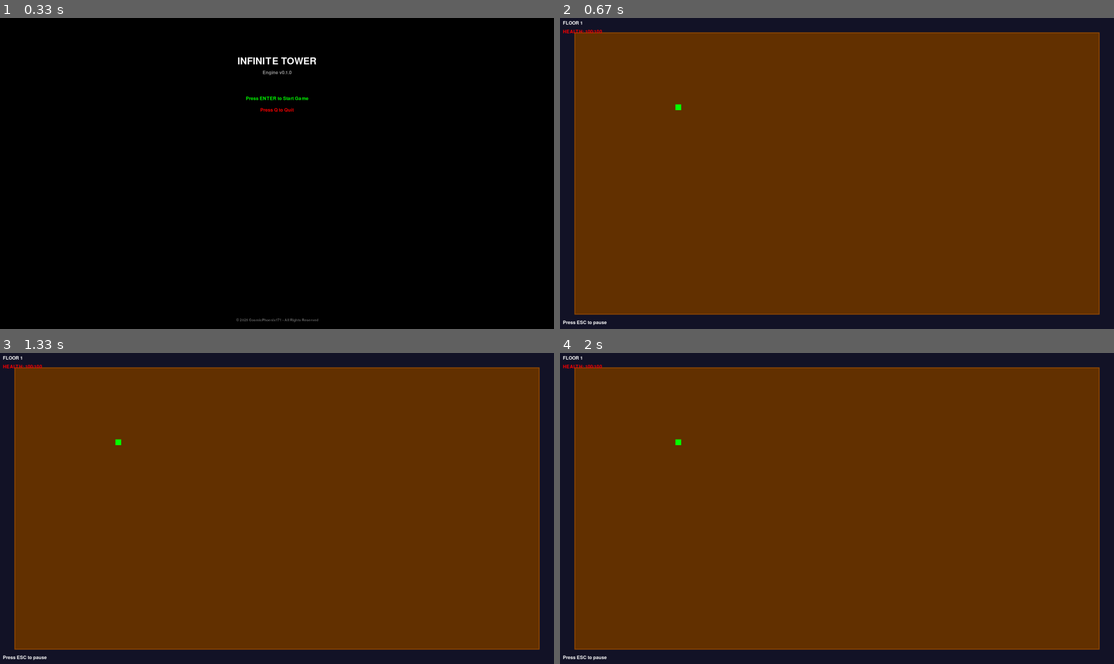
Above: before the commit, frames 1-4 (two rows, left to right).
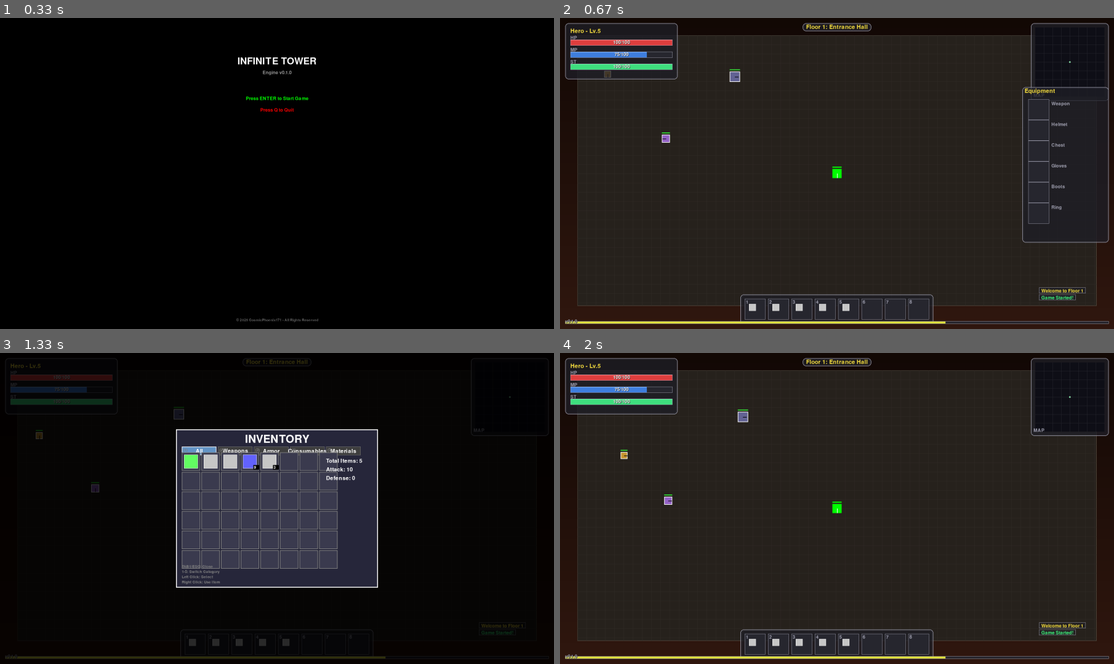
Above: after the commit, the same moments.

Repository: CosmicPhoenix171/Infinite-Tower
Game: pygame game, started from infinite-tower-engine/run_desktop_game.py
Same seed, same stepped clock (60 frames per second), same inputs: the game is played once before the commit and once after it.
Inputs (mouse positions are in pixels of both pictures, inside the frame that each line leads up to):
- Up to frame 1 (0.33 s): no input
- Up to frame 2 (0.67 s): tap Enter at 0.33 s
- Up to frame 3 (1.33 s): tap Space at 0.67 s; hold Tab from 1 s (still down); hold Right from 1 s (still down); move the mouse to (332, 576) at 1.03 s; tap F at 1.07 s; tap E at 1.15 s
- Up to frame 4 (2 s): tap F at 1.37, 1.57, 1.87 s; release Tab at 1.47 s; release Right at 1.47 s; hold Tab 1.5-1.97 s; hold Right 1.5-1.97 s

Frame 1 is identical in both runs. In frame 2, 97% of the frame differs, in the area x 0-100%, y 0-100%; in frame 3, 99%; in frame 4, 98%.

Commit message:
Enhance game structure and UI: add combat and inventory systems, improve event handling, and clean up workspace artifacts

Diff:
--- a/infinite-tower-engine/src/infinite_tower/game.py
+++ b/infinite-tower-engine/src/infinite_tower/game.py
@@ -5,6 +5,13 @@
 from .utils.input_handler import InputHandler
 from .resources.loader import ResourceLoader
 from . import config
+from .entities.player import Player
+from .entities.enemy import Enemy, EnemyType
+from .ui.game_ui import GameUI
+from .ui.inventory import InventoryUI
+from .systems.combat import CombatSystem
+from .systems.physics import Physics
+from .items.loot import LootGenerator
 
 
 class Game:
@@ -31,6 +38,16 @@
 
         # Game state
         self.current_state = "menu"  # menu, playing, paused, game_over
+        self.dt: float = 0.0
+
+        # World/systems (initialized on play)
+        self.player: Optional[Player] = None
+        self.enemies: list[Enemy] = []
+        self.game_ui: Optional[GameUI] = None
+        self.inventory_ui: Optional[InventoryUI] = None
+        self.combat_system: Optional[CombatSystem] = None
+        self.physics: Optional[Physics] = None
+        self.loot_gen: Optional[LootGenerator] = None
 
         # Setup logging
         self.logger = logging.getLogger(__name__)
@@ -50,7 +67,8 @@
             except pygame.error as e:
                 self.logger.warning(f"Audio initialization failed: {e}. Continuing without audio.")
 
-            self.screen = pygame.display.set_mode((config.SCREEN_WIDTH, config.SCREEN_HEIGHT))
+            flags = pygame.SCALED | pygame.RESIZABLE
+            self.screen = pygame.display.set_mode((config.SCREEN_WIDTH, config.SCREEN_HEIGHT), flags)
             pygame.display.set_caption(config.TITLE)
             self.logger.info("Pygame initialized successfully")
         except pygame.error as e:
@@ -86,6 +104,10 @@
             if event.type == pygame.QUIT:
                 self.end()
                 return
+
+            # Inventory overlay consumes input first when visible
+            if self.inventory_ui and self.inventory_ui.handle_input(event):
+                continue
 
             # Pass event to input handler
             self.input_handler.handle_event(event)
@@ -97,14 +119,36 @@
                         self.pause()
                     elif self.current_state == "paused":
                         self.resume()
-
-    def update(self):
+                elif event.key == pygame.K_e:
+                    if self.game_ui:
+                        self.game_ui.toggle_equipment()
+                elif event.key == pygame.K_TAB or event.key == pygame.K_i:
+                    if self.inventory_ui:
+                        self.inventory_ui.toggle()
+                elif event.key == pygame.K_f:
+                    # Optional fullscreen toggle
+                    try:
+                        pygame.display.toggle_fullscreen()
+                    except Exception:
+                        pass
+            elif event.type == pygame.VIDEORESIZE:
+                # Recreate surface with new size
+                flags = pygame.SCALED | pygame.RESIZABLE
+                self.screen = pygame.display.set_mode((event.w, event.h), flags)
+                # Update UI surfaces
+                if self.game_ui:
+                    self.game_ui.screen = self.screen
+                if self.inventory_ui:
+                    self.inventory_ui.screen = self.screen
+
+    def update(self, dt: float = 0.0):
         """Update game state."""
         if not self.is_running:
             return
 
         # Update input handler
         self.input_handler.update()
+        self.dt = dt if dt > 0 else (1.0 / config.FRAME_RATE)
 
         # Update based on current game state
         if self.current_state == "menu":
@@ -120,16 +164,102 @@
         """Update menu state."""
         # Simple menu navigation - no complex menu system needed yet
         if self.input_handler.get_key(pygame.K_RETURN):
-            self.current_state = "playing"
+            self._start_play()
             self.logger.info("Transitioning to gameplay")
         elif self.input_handler.get_key(pygame.K_q):
             self.end()
             self.logger.info("Quit from main menu")
 
+    def _start_play(self):
+        """Initialize world, systems, and UI for gameplay."""
+        # Systems
+        self.combat_system = CombatSystem()
+        self.physics = Physics()
+        self.loot_gen = LootGenerator(seed=12345)
+
+        # Player
+        self.player = Player("Hero", health=100, position=(config.SCREEN_WIDTH // 2, config.SCREEN_HEIGHT // 2))
+        # UI-related attributes
+        self.player.level = 5
+        self.player.exp = 350
+        self.player.max_exp = 500
+        self.player.mana = 75
+        self.player.max_mana = 100
+        self.player.stamina = 100
+        self.player.max_stamina = 100
+        self.player.equipment = []
+
+        # Starter loot
+        for _ in range(5):
+            item = self.loot_gen.generate_random_item(floor_level=1)
+            self.player.add_to_inventory(item)
+
+        # Enemies
+        self.enemies = [
+            Enemy("Goblin", health=30, damage=5, speed=2, position=(200, 150), enemy_type=EnemyType.FAST),
+            Enemy("Orc", health=80, damage=12, speed=1, position=(600, 200), enemy_type=EnemyType.TANK),
+            Enemy("Skeleton", health=40, damage=8, speed=2.5, position=(400, 400), enemy_type=EnemyType.RANGER),
+        ]
+
+        # UI
+        self.game_ui = GameUI(self.screen, self.player)
+        self.game_ui.set_floor(1, "Entrance Hall")
+        self.game_ui.show_equipment = True
+        self.inventory_ui = InventoryUI(self.screen, self.player)
+        self.game_ui.add_notification("Game Started!", self.game_ui.COLORS['text_green'])
+        self.game_ui.add_notification("Welcome to Floor 1", self.game_ui.COLORS['text_yellow'])
+
+        self.current_state = "playing"
+
     def _update_gameplay(self):
         """Update gameplay state."""
-        # TODO: Update game entities, systems, etc.
-        pass
+        if not (self.player and self.physics and self.combat_system and self.game_ui):
+            return
+        dt = self.dt
+
+        # Player input and update (freeze movement when inventory open)
+        if not (self.inventory_ui and self.inventory_ui.is_visible):
+            self.player.handle_input(self.input_handler)
+        self.player.update(dt)
+
+        # Stamina regen/drain
+        if getattr(self.player, 'is_sprinting', False) and getattr(self.player, 'is_moving', False):
+            self.player.stamina = max(0, self.player.stamina - 0.5)
+        else:
+            self.player.stamina = min(self.player.max_stamina, self.player.stamina + 0.3)
+
+        # Enemies
+        for enemy in self.enemies[:]:
+            if enemy.is_alive():
+                enemy.update(self.player, dt)
+            else:
+                if enemy in self.enemies:
+                    self.enemies.remove(enemy)
+                    self.game_ui.add_notification(f"Defeated {enemy.name}!", self.game_ui.COLORS['text_green'])
+                    self.player.exp += 50
+                    if self.player.exp >= self.player.max_exp:
+                        self.player.level += 1
+                        self.player.exp = 0
+                        self.game_ui.add_notification(f"Level Up! Now Level {self.player.level}", self.game_ui.COLORS['text_yellow'])
+
+        # Combat - player attacks
+        if getattr(self.player, 'is_attacking', False):
+            attack_rect = self.player.get_attack_rect()
+            for enemy in self.enemies:
+                if self.physics.check_collision(attack_rect, enemy.rect):
+                    result = self.combat_system.perform_attack(self.player, enemy)
+                    self.game_ui.add_damage_number(result.damage, enemy.position[0], enemy.position[1] - 20, self.game_ui.COLORS['text_red'])
+                    if result.was_critical:
+                        self.game_ui.add_notification("Critical Hit!", self.game_ui.COLORS['text_yellow'])
+
+        # Combat - enemy attacks
+        for enemy in self.enemies:
+            if enemy.is_attacking and self.physics.check_collision(enemy.get_attack_rect(), self.player.rect):
+                result = self.combat_system.perform_attack(enemy, self.player)
+                self.game_ui.add_damage_number(result.damage, self.player.position[0], self.player.position[1] - 20, self.game_ui.COLORS['text_red'])
+                if not self.player.is_alive():
+                    self.game_ui.show_dialog("You have been defeated!", speaker="Game Over")
+                    self.current_state = "game_over"
 
     def _update_pause(self):
         """Update pause state."""
@@ -198,27 +328,37 @@
 
     def _render_gameplay(self, screen: pygame.Surface):
         """Render the main gameplay."""
-        # Simple gameplay placeholder
-        screen.fill((20, 20, 40))  # Dark blue background
-
-        font = self.resource_loader.get_font('default')
-
-        # Game world placeholder (simple floor representation)
-        pygame.draw.rect(screen, (100, 50, 0), (50, 50, config.SCREEN_WIDTH - 100, config.SCREEN_HEIGHT - 100))  # Floor
-        pygame.draw.rect(screen, (150, 75, 0), (50, 50, config.SCREEN_WIDTH - 100, config.SCREEN_HEIGHT - 100), 3)  # Border
-
-        # Player placeholder (simple rectangle)
-        pygame.draw.rect(screen, config.GREEN, (400, 300, 20, 20))
-
-        # UI Elements
-        ui_text = font.render("FLOOR 1", True, config.WHITE)
-        screen.blit(ui_text, (10, 10))
-
-        health_text = font.render("HEALTH: 100/100", True, config.RED)
-        screen.blit(health_text, (10, 40))
-
-        controls_text = font.render("Press ESC to pause", True, config.WHITE)
-        screen.blit(controls_text, (10, config.SCREEN_HEIGHT - 30))
+        # Background gradient
+        sw, sh = screen.get_size()
+        for y in range(sh):
+            color_val = int(20 + (y / max(1, sh)) * 30)
+            pygame.draw.line(screen, (color_val, color_val // 2, color_val // 3), (0, y), (sw, y))
+
+        # Floor area
+        floor_rect = pygame.Rect(60, 60, sw - 120, sh - 140)
+        pygame.draw.rect(screen, (40, 35, 30), floor_rect)
+        pygame.draw.rect(screen, (80, 70, 60), floor_rect, 2)
+
+        # Grid
+        grid_size = 32
+        grid_color = (50, 45, 40)
+        for x in range(floor_rect.left, floor_rect.right, grid_size):
+            pygame.draw.line(screen, grid_color, (x, floor_rect.top), (x, floor_rect.bottom), 1)
+        for y in range(floor_rect.top, floor_rect.bottom, grid_size):
+            pygame.draw.line(screen, grid_color, (floor_rect.left, y), (floor_rect.right, y), 1)
+
+        # Entities
+        if self.enemies:
+            for enemy in self.enemies:
+                enemy.draw(screen)
+        if self.player:
+            self.player.draw(screen)
+
+        # UI
+        if self.game_ui:
+            self.game_ui.draw()
+        if self.inventory_ui:
+            self.inventory_ui.draw()
 
     def _render_pause(self, screen: pygame.Surface):
         """Render the pause screen."""
--- a/infinite-tower-engine/src/infinite_tower/main.py
+++ b/infinite-tower-engine/src/infinite_tower/main.py
@@ -54,16 +54,14 @@
             # Handle events
             game.handle_events()
 
-            # Update game state
-            game.update()
+            # Update game state with dt
+            dt = clock.tick(config.FRAME_RATE) / 1000.0
+            game.update(dt)
 
             # Render the frame
             if game.screen:
                 game.render(game.screen)
                 pygame.display.flip()
-
-            # Maintain frame rate
-            clock.tick(config.FRAME_RATE)
 
     except Exception as e:
         logger.error(f"Fatal error: {e}")
--- a/infinite-tower-engine/src/infinite_tower/ui/game_ui.py
+++ b/infinite-tower-engine/src/infinite_tower/ui/game_ui.py
@@ -141,7 +141,7 @@
 
         self._draw_floor_info()
         self._draw_experience_bar()
-    self._draw_build_version()
+        self._draw_build_version()
         self._draw_damage_numbers()
         self._draw_notifications()
 
Not shown, changed: .gitignore
Not shown, added: tools/clean_workspace.ps1
